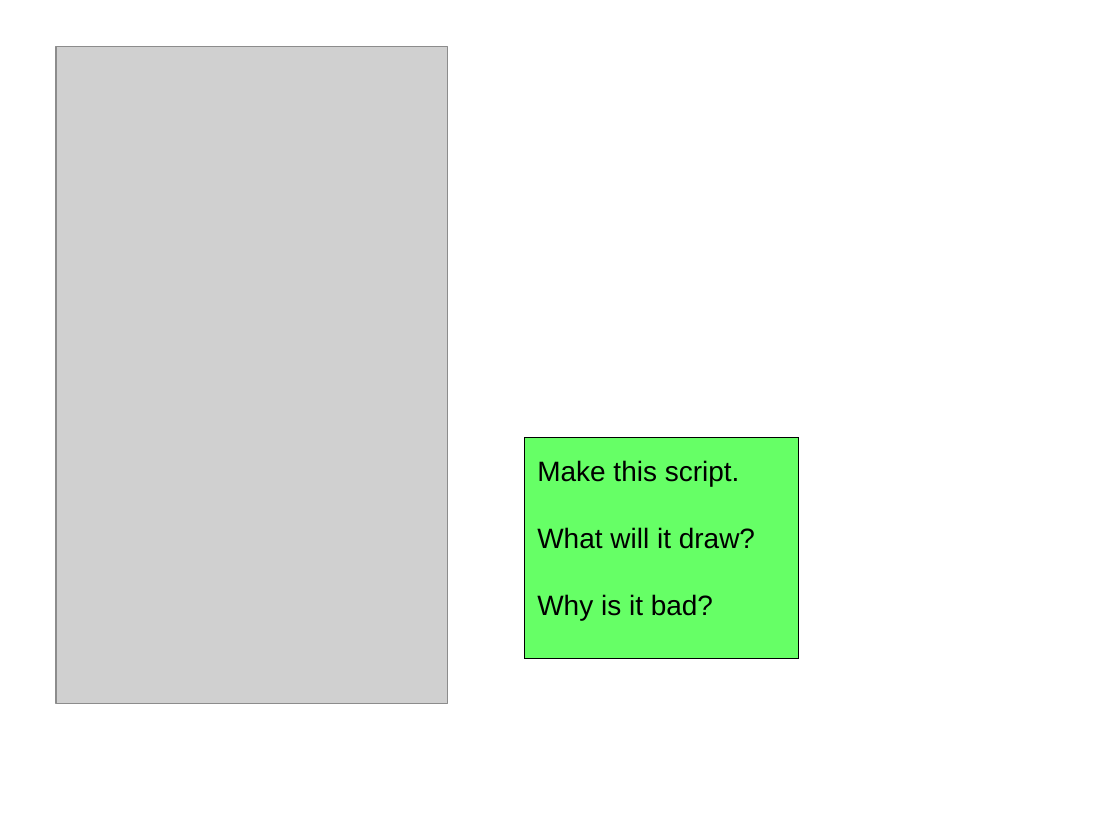
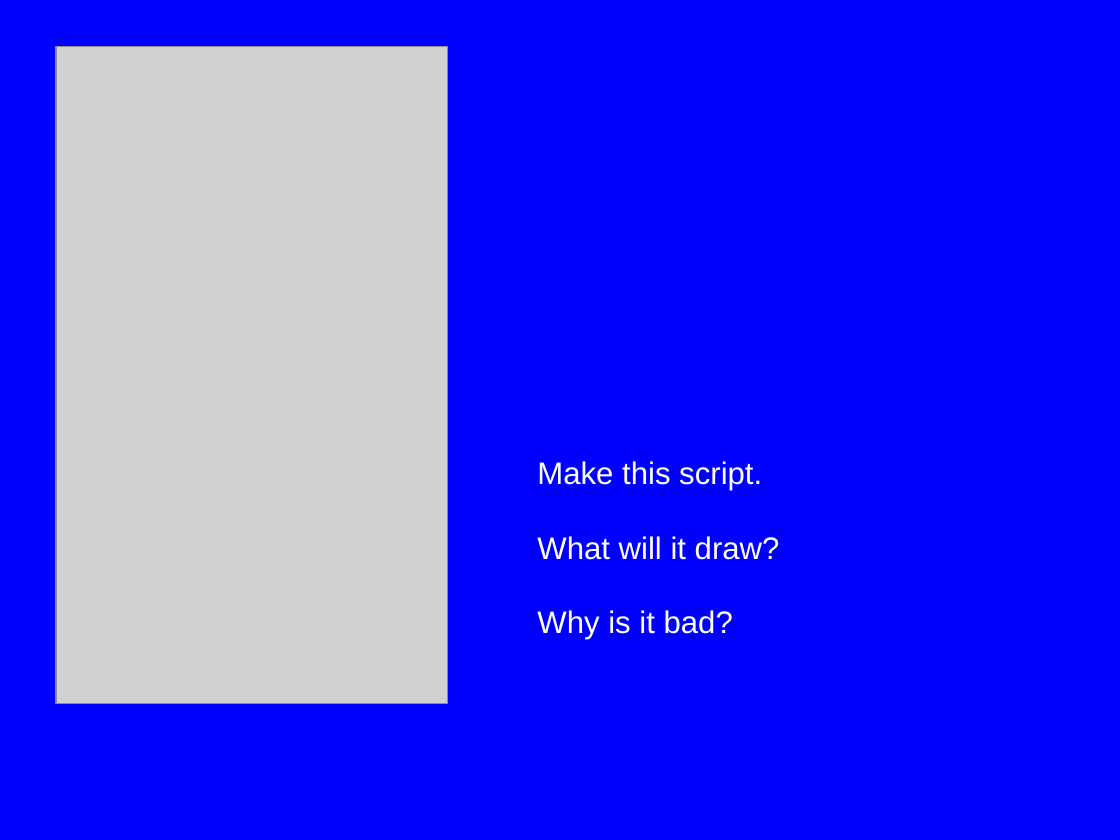
Before and after one commit to m-tranter/cathedral, a slide deck: slide 7 of scratch/scratch1.ppt. Drawn at 1120x840 pixels with LibreOffice and Linux fonts; fonts in the diff are those of the drawing; grey boxes stand for pictures. Boxes give left, top, right and bottom in pixels: in the first picture for what was removed or moved away, otherwise in the second. Text is boxed around its words. In the diff, an @@ line names an element or a change of style, - is before the commit and + after.

```diff
--- a/scratch/scratch1.ppt
+++ b/scratch/scratch1.ppt
@@ background #FFFFFF to #0000FF @@
@@ rectangle removed at (x1=525, y1=438, x2=799, y2=659) @@
@@ text "Make this script." at (x1=537, y1=461, x2=780, y2=640): size 18 to 20 pt, text colour #000000 to #FFFFFF @@
```
Also in this commit, not shown: 7 other slides changed, 1 slide added, 1 slide removed, 1 other file.
